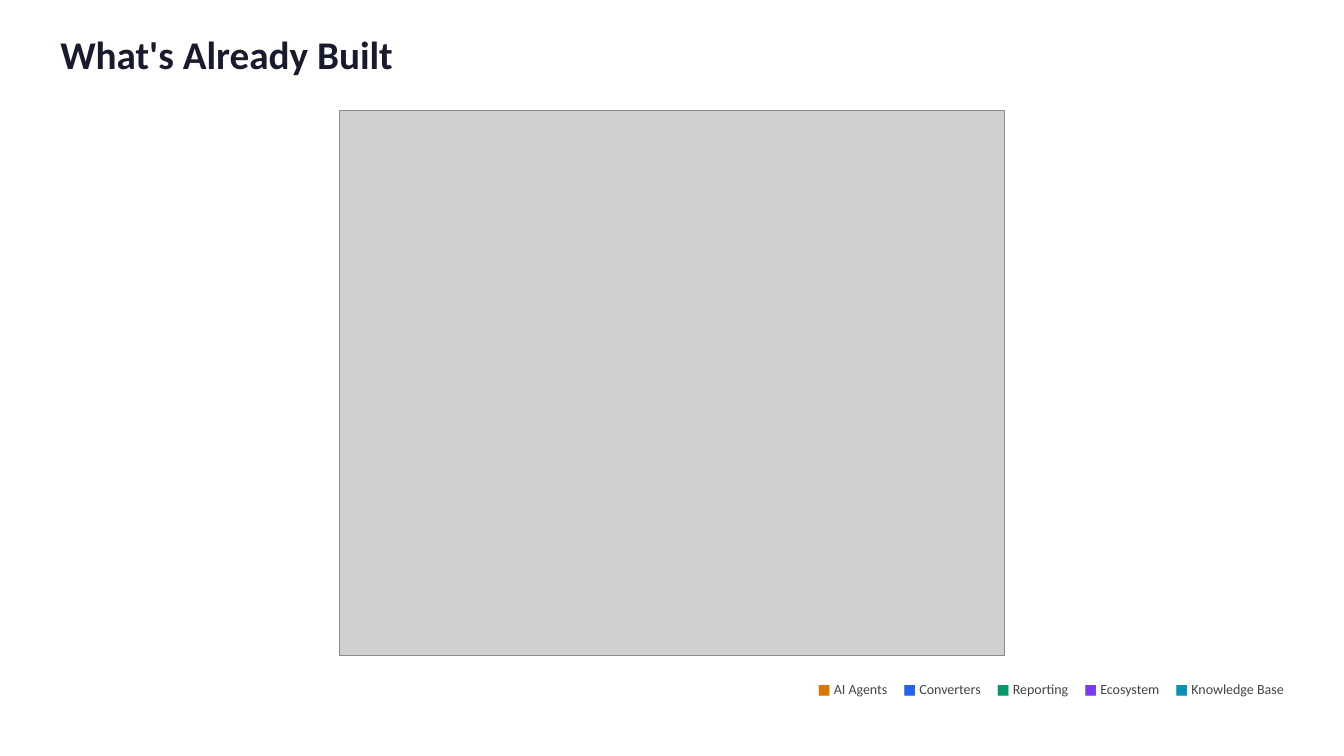
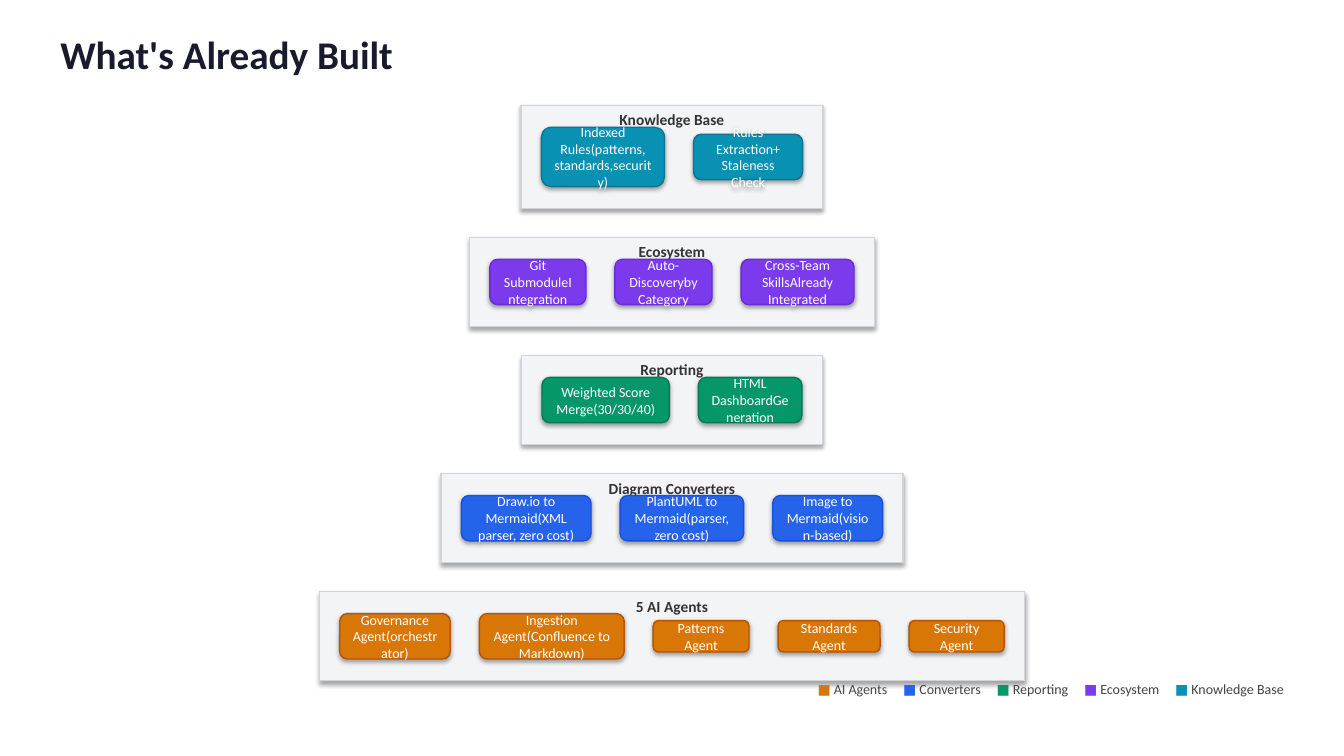
Before and after one commit to byrash/architecture-governance, a slide deck: slide 10 of output/architecture-governance-lifecycle.pptx. Drawn at 1344x756 pixels with LibreOffice and Linux fonts; fonts in the diff are those of the drawing; grey boxes stand for pictures. Boxes give left, top, right and bottom in pixels: in the first picture for what was removed or moved away, otherwise in the second. Text is boxed around its words. In the diff, an @@ line names an element or a change of style, - is before the commit and + after.

```diff
--- a/output/architecture-governance-lifecycle.pptx
+++ b/output/architecture-governance-lifecycle.pptx
@@ picture removed at (340,111,1004,655) @@
@@ rectangle added at (521,106,823,209), fill #F3F4F6, outline #D1D5DB 1 pt, 11 pt, text #333333, bold @@
+Knowledge Base
@@ rounded rectangle added at (541,127,664,187), fill #0891B2, outline #0E7490 1 pt, 10 pt, text #FFFFFF @@
+Indexed Rules(patterns, standards,security)
@@ rounded rectangle added at (694,134,803,179), fill #0891B2, outline #0E7490 1 pt, 10 pt, text #FFFFFF @@
+Rules Extraction+ Staleness Check
@@ rectangle added at (470,238,875,327), fill #F3F4F6, outline #D1D5DB 1 pt, 11 pt, text #333333, bold @@
+Ecosystem
@@ rounded rectangle added at (490,259,586,304), fill #7C3AED, outline #6D28D9 1 pt, 10 pt, text #FFFFFF @@
+Git SubmoduleIntegration
@@ rounded rectangle added at (615,259,712,304), fill #7C3AED, outline #6D28D9 1 pt, 10 pt, text #FFFFFF @@
+Auto-Discoveryby Category
@@ rounded rectangle added at (741,259,854,304), fill #7C3AED, outline #6D28D9 1 pt, 10 pt, text #FFFFFF @@
+Cross-Team SkillsAlready Integrated
@@ rectangle added at (522,356,823,445), fill #F3F4F6, outline #D1D5DB 1 pt, 11 pt, text #333333, bold @@
+Reporting
@@ rounded rectangle added at (542,377,669,422), fill #059669, outline #047857 1 pt, 10 pt, text #FFFFFF @@
+Weighted Score Merge(30/30/40)
@@ rounded rectangle added at (699,377,803,422), fill #059669, outline #047857 1 pt, 10 pt, text #FFFFFF @@
+HTML DashboardGeneration
@@ rectangle added at (441,474,902,563), fill #F3F4F6, outline #D1D5DB 1 pt, 11 pt, text #333333, bold @@
+Diagram Converters
@@ rounded rectangle added at (462,496,592,541), fill #2563EB, outline #1D4ED8 1 pt, 10 pt, text #FFFFFF @@
+Draw.io to Mermaid(XML parser, zero cost)
@@ rounded rectangle added at (620,496,744,541), fill #2563EB, outline #1D4ED8 1 pt, 10 pt, text #FFFFFF @@
+PlantUML to Mermaid(parser, zero cost)
@@ rounded rectangle added at (773,496,883,541), fill #2563EB, outline #1D4ED8 1 pt, 10 pt, text #FFFFFF @@
+Image to Mermaid(vision-based)
@@ rectangle added at (320,592,1025,681), fill #F3F4F6, outline #D1D5DB 1 pt, 11 pt, text #333333, bold @@
+5 AI Agents
@@ rounded rectangle added at (340,614,451,659), fill #D97706, outline #B45309 1 pt, 10 pt, text #FFFFFF @@
+Governance Agent(orchestrator)
@@ rounded rectangle added at (480,614,625,659), fill #D97706, outline #B45309 1 pt, 10 pt, text #FFFFFF @@
+Ingestion Agent(Confluence to Markdown)
@@ rounded rectangle added at (653,621,749,652), fill #D97706, outline #B45309 1 pt, 10 pt, text #FFFFFF @@
+Patterns Agent
@@ rounded rectangle added at (778,621,880,652), fill #D97706, outline #B45309 1 pt, 10 pt, text #FFFFFF @@
+Standards Agent
@@ rounded rectangle added at (909,621,1004,652), fill #D97706, outline #B45309 1 pt, 10 pt, text #FFFFFF @@
+Security Agent
```
Also in this commit, not shown: 9 other slides changed, 22 other files.
